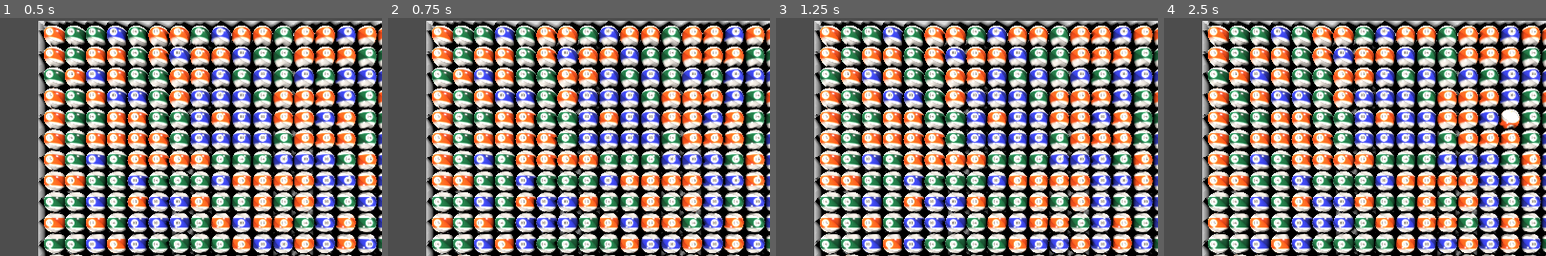
Above: before the commit, frames 1-4 (left to right).
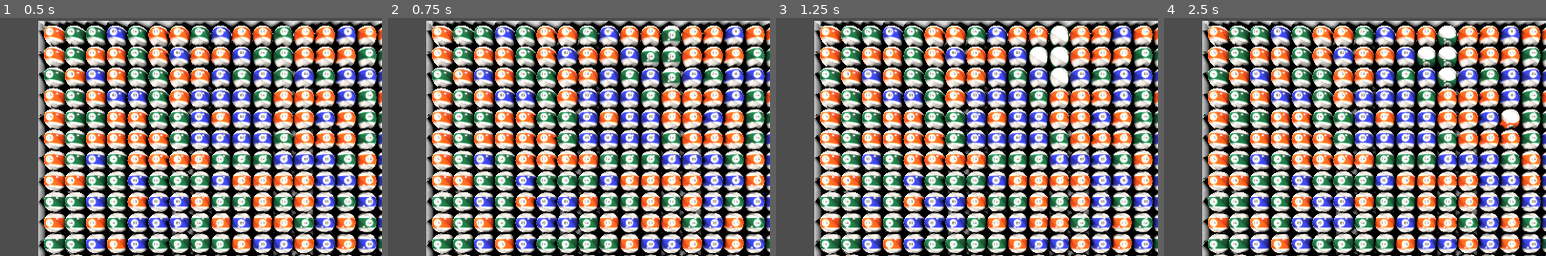
Above: after the commit, the same moments.

Repository: kasworld/gd4samegame3d
Game: Godot game, scene res://main.tscn
The game is run twice, just before and just after one commit, with the same random seed, the same clock (stepped at 60 frames per second) and the same inputs.
Inputs (mouse positions are % of the whole screen's width and height, from its top left):
- Up to frame 1 (0.5 s): no input
- Up to frame 2 (0.75 s): tap Enter at 0.5, 0.6 s; move the mouse to (72, 45) at 0.52 s; click (72, 45) at 0.67 s
- Up to frame 3 (1.25 s): no input
- Up to frame 4 (2.5 s): move the mouse to (30, 55) at 1.27 s; tap Enter at 1.35, 2.1 s; click (30, 55) at 1.42 s; move the mouse to (60, 28) at 2.02 s; click (60, 28) at 2.17 s
The pictures show only the part of the screen within x 16-66%, y 7-57%; the shares and areas given below are measured in that part.

Frame 1 is identical in both runs. In frame 2, 0.7% of the frame differs, in the area x 66-77%, y 3-28%; in frame 3, 0.9%; in frame 4, 1.2%, in the area x 66-77%, y 3-30%.

Commit message:
WIP find same ball

Diff:
--- a/main.gd
+++ b/main.gd
@@ -35,11 +35,32 @@
 			ball_grid[-1].append(b)
 	#print(ball_grid)
 
+var selected_ball_list :Array[Ball]
 func ball_mouse_entered(b :Ball) -> void:
-	pass
+	var visited_pos :Dictionary # vector2i
+	var to_visit_pos :Array # vector2i
+	var start_pos = b.pos2d
+	to_visit_pos.append(start_pos)
+	while to_visit_pos.size() > 0:
+		var current_pos = to_visit_pos.pop_front()
+		visited_pos[current_pos] = true
+		var current_ball = ball_grid[current_pos.x][current_pos.y]
+		if current_ball.type_num == b.type_num:
+			selected_ball_list.append(current_ball)
+			for dir in EnumDir.DirList:
+				var to_pos = current_pos + EnumDir.Dir2Vt[dir]
+				if to_pos.x < 0 or to_pos.x >= Config.WorldSize.x or to_pos.y < 0 or to_pos.y >= Config.WorldSize.y:
+					continue
+				if visited_pos.has(to_pos) :
+					continue
+				to_visit_pos.append(to_pos)
+
+	for n in selected_ball_list:
+		n.start_animation()
 
 func ball_mouse_exited(b :Ball) -> void:
-	pass
+	for n in selected_ball_list:
+		n.stop_animation()
 
 var camera_move = false
 func _process(_delta: float) -> void:
